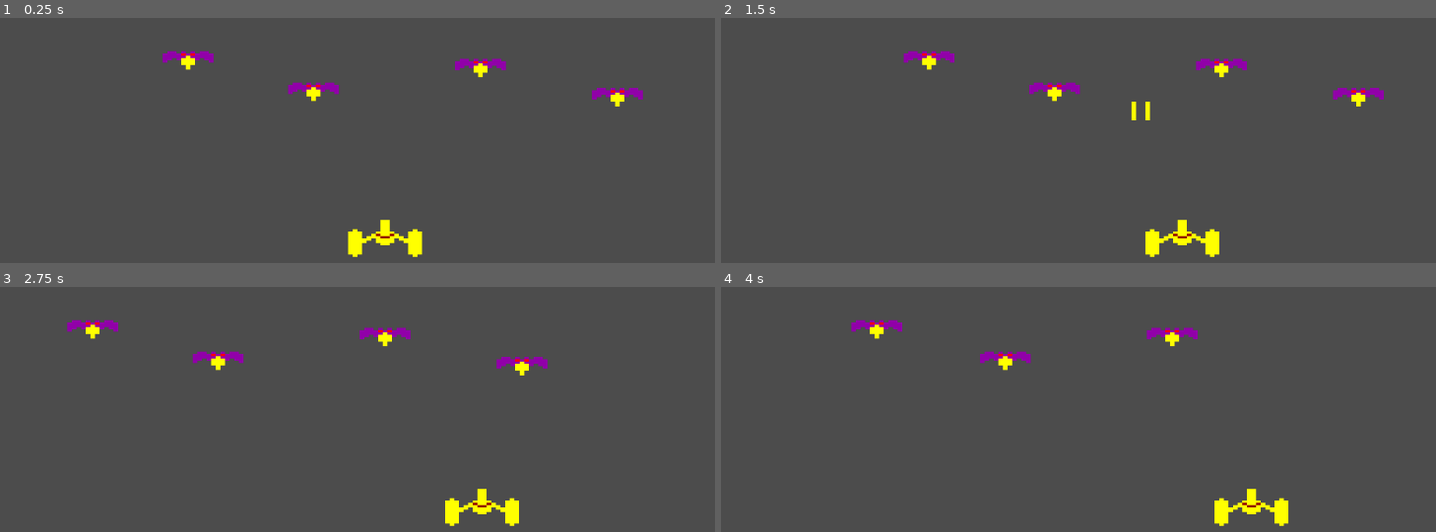
Above: before the commit, frames 1-4 (two rows, left to right).
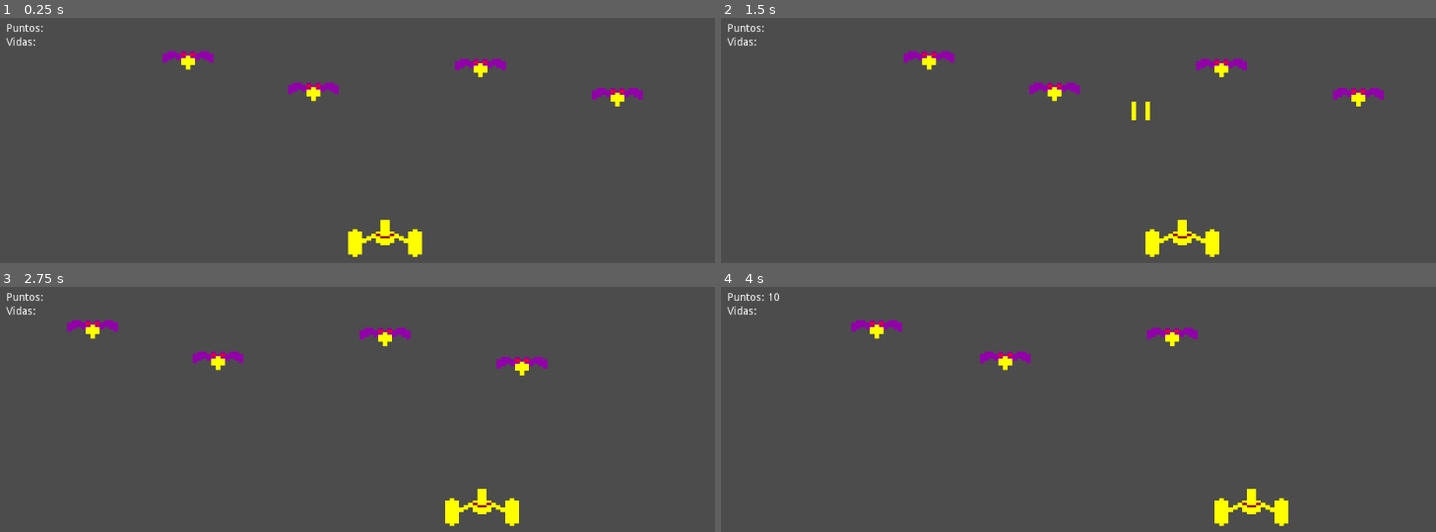
Above: after the commit, the same moments.

Repository: FranzMV/SpaceHawks
Game: Godot game, scene res://EscenaDeJuego.tscn
Same seed, same stepped clock (60 frames per second), same inputs: the game is played once before the commit and once after it.
Inputs:
- Up to frame 1 (0.25 s): no input
- Up to frame 2 (1.5 s): hold Right (ui_right) 0.53-1.28 s; tap Space at 0.77 s; hold Left (ui_left) from 1.28 s (still down)
- Up to frame 3 (2.75 s): tap Space at 1.52 s; release Left (ui_left) at 2.03 s; hold Right (ui_right) from 2.03 s (still down)
- Up to frame 4 (4 s): tap Space at 3.02, 3.77 s; release Right (ui_right) at 3.53 s; hold Left (ui_left) from 3.53 s (still down)

The runs differ from the first frame. In frame 1, 0.1% of the frame differs, in the area x 0-7%, y 2-12%; in frame 2, 0.1%; in frame 3, 0.1%; in frame 4, 0.2%, in the area x 0-9%, y 2-12%.

Commit message:
Mostrar los puntos

Diff:
--- a/Enemigo.gd
+++ b/Enemigo.gd
@@ -17,5 +17,6 @@
 
 
 func recibirDisparo(object):
+	get_parent().call("incrementarPuntos")
 	object.queue_free()
 	queue_free()
--- a/EscenaDeJuego.tscn
+++ b/EscenaDeJuego.tscn
@@ -1,11 +1,14 @@
-[gd_scene load_steps=5 format=2]
+[gd_scene load_steps=7 format=2]
 
 [ext_resource path="res://images/nave.png" type="Texture" id=1]
 [ext_resource path="res://Nave.gd" type="Script" id=2]
 [ext_resource path="res://Enemigo.tscn" type="PackedScene" id=3]
 [ext_resource path="res://BloqueDeEnemigos.gd" type="Script" id=4]
+[ext_resource path="res://InterfazDeUsuario.tscn" type="PackedScene" id=5]
+[ext_resource path="res://Juego.gd" type="Script" id=6]
 
 [node name="EscenaDeJuego" type="Node2D"]
+script = ExtResource( 6 )
 
 [node name="BloqueDeEnemigos" type="Node2D" parent="."]
 script = ExtResource( 4 )
@@ -28,3 +31,7 @@
 
 [node name="Enemigo4" parent="." instance=ExtResource( 3 )]
 position = Vector2( 784, 116 )
+
+[node name="InterfazDeUsuario" parent="." instance=ExtResource( 5 )]
+margin_right = 48.0
+margin_bottom = 32.0
--- /dev/null
+++ b/InterfazDeUsuario.tscn
@@ -0,0 +1,25 @@
+[gd_scene format=2]
+
+[node name="InterfazDeUsuario" type="MarginContainer"]
+margin_left = 20.0
+margin_top = 20.0
+margin_right = 40.0
+margin_bottom = 40.0
+__meta__ = {
+"_edit_use_anchors_": false
+}
+
+[node name="VBoxContainer" type="VBoxContainer" parent="."]
+margin_right = 48.0
+margin_bottom = 32.0
+
+[node name="LabelPuntos" type="Label" parent="VBoxContainer"]
+margin_right = 48.0
+margin_bottom = 14.0
+text = "Puntos:"
+
+[node name="LabelVidas" type="Label" parent="VBoxContainer"]
+margin_top = 18.0
+margin_right = 48.0
+margin_bottom = 32.0
+text = "Vidas:"
--- /dev/null
+++ b/Juego.gd
@@ -0,0 +1,12 @@
+extends Node2D
+
+var puntos = 0
+
+
+func _ready():
+	pass # Replace with function body.
+
+
+func incrementarPuntos():
+	puntos+= 10
+	get_node("InterfazDeUsuario/VBoxContainer/LabelPuntos").text = "Puntos: "+ str(puntos)
